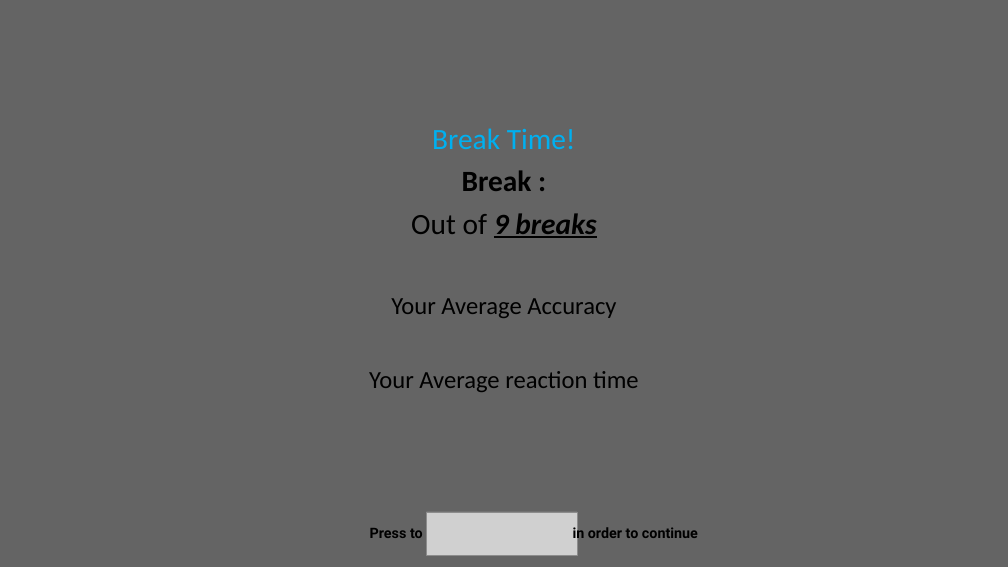
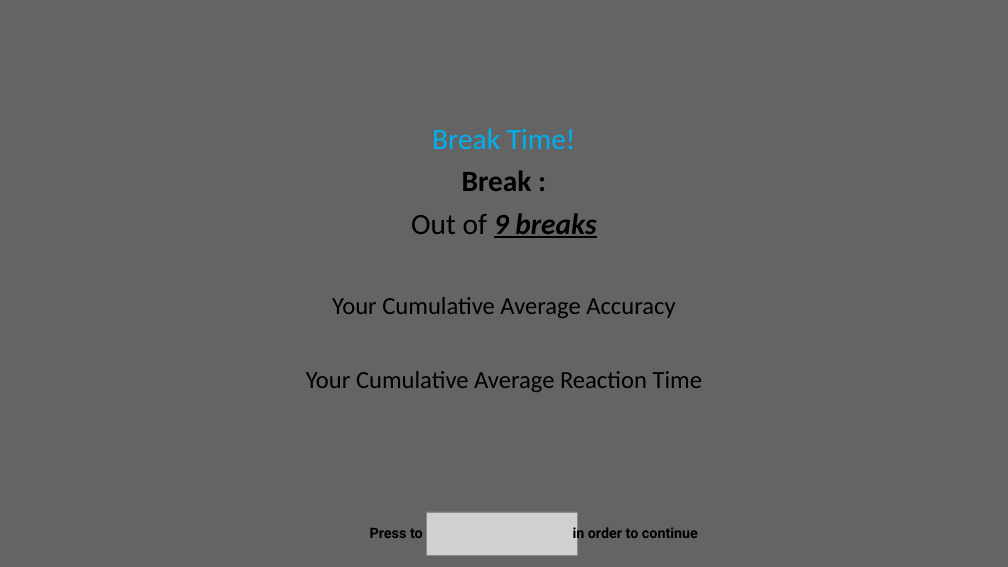
Before and after one commit to Ibrahim-V-Arslan/MT_Sequential_Effects, a slide deck: slide 3 of Squircle experiment/Instructions/Instruction Creator.pptx (slide 4 before the commit). Drawn at 1008x567 pixels with LibreOffice and Linux fonts; fonts in the diff are those of the drawing; grey boxes stand for pictures. Boxes give left, top, right and bottom in pixels: in the first picture for what was removed or moved away, otherwise in the second. Text is boxed around its words. In the diff, an @@ line names an element or a change of style, - is before the commit and + after.

```diff
--- a/Squircle experiment/Instructions/Instruction Creator.pptx
+++ b/Squircle experiment/Instructions/Instruction Creator.pptx
@@ text at (306, 297, 703, 392): text changed @@
-Your Average Accuracy
-Your Average reaction time
+Your Cumulative Average Accuracy
+Your Cumulative Average Reaction Time
```
Also in this commit, not shown: 3 other slides changed, 25 other files.
